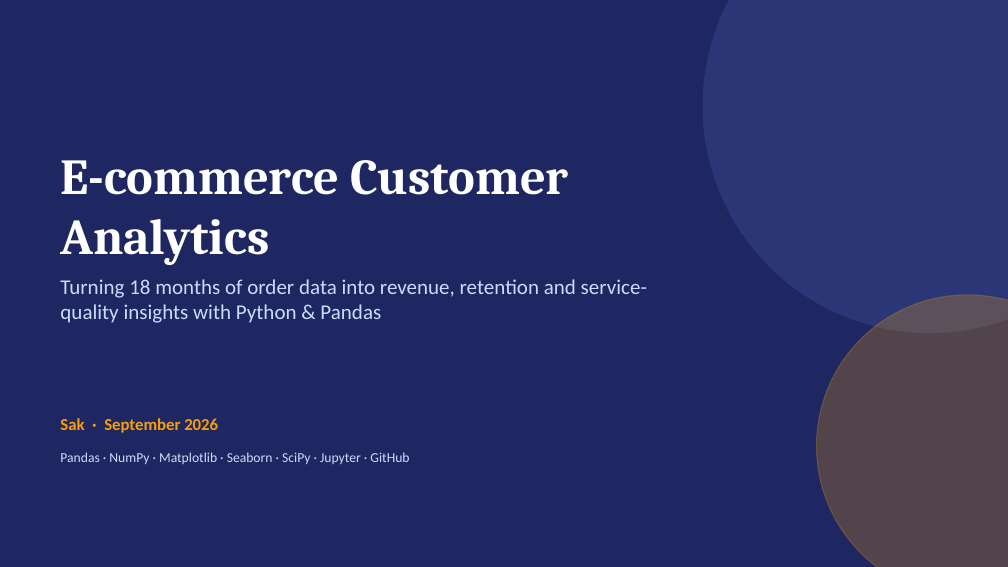
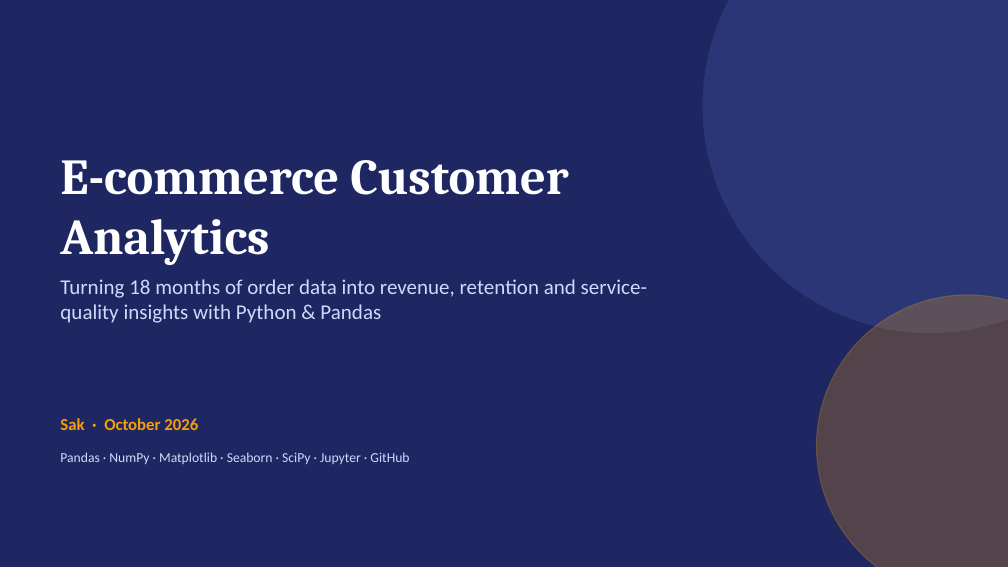
Before and after one commit to hinrithisak-eng/ecommerce-customer-analytics, a slide deck: slide 1 of docs/presentation.pptx. Drawn at 1008x567 pixels with LibreOffice and Linux fonts; fonts in the diff are those of the drawing. Boxes give left, top, right and bottom in pixels: in the first picture for what was removed or moved away, otherwise in the second. Text is boxed around its words. In the diff, an @@ line names an element or a change of style, - is before the commit and + after.

```diff
--- a/docs/presentation.pptx
+++ b/docs/presentation.pptx
@@ text at bbox=[60, 418, 198, 430]: text changed @@
-Sak · September 2026
+Sak · October 2026
```
Also in this commit, not shown: 14 other slides changed, 1 slide added, 38 other files.
